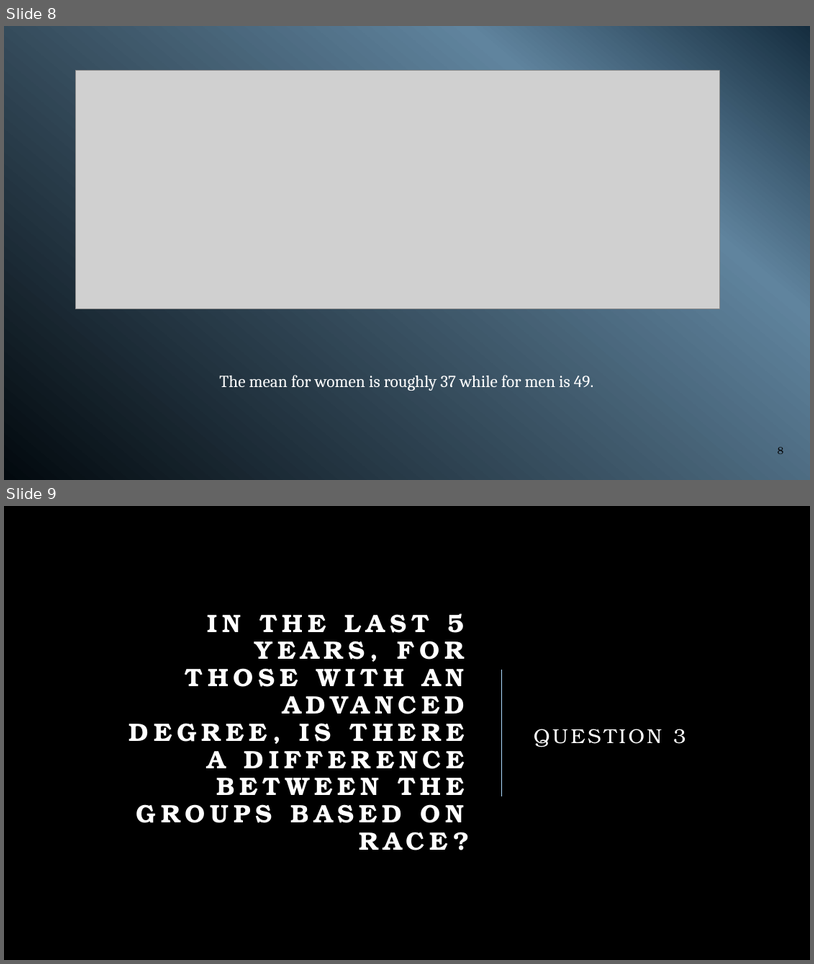
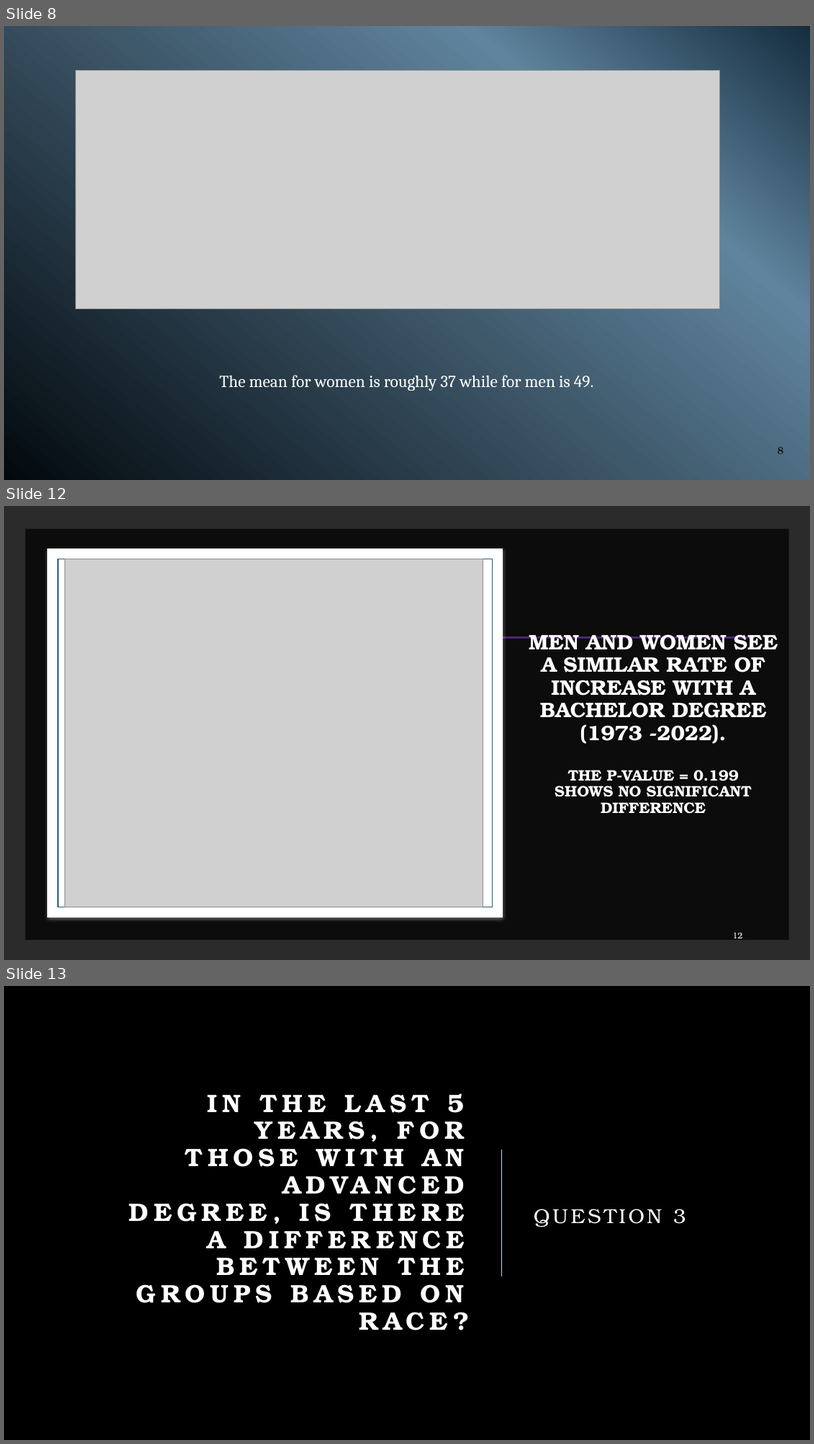
Before and after one commit to Crashapple/Project_1, a slide deck: Project1 Slide Deck.pptx. Shown one above the other, each under a label of ours: slides 8 and 9 before the commit, slides 8, 12 and 13 after it; the slides between them are not shown. The pictures are 814x964 and 814x1444 pixels, drawn with LibreOffice and Linux fonts; fonts in the diff are those of the drawing; grey boxes stand for pictures; background and template pictures are left out; a plain dark background stands for a picture behind light text. Boxes give left, top, right and bottom in pixels: in the first picture for what was removed or moved away, otherwise in the second. Text is boxed around its words. In the diff, an @@ line names an element or a change of style, - is before the commit and + after.

```diff
--- a/Project1 Slide Deck.pptx
+++ b/Project1 Slide Deck.pptx
@@ slide 12 added at <box>4,506,810,960</box>, background picture (left out) @@
@@ rectangle added at <box>25,529,790,939</box>, fill #000000 at 70% opacity @@
@@ rectangle added at <box>54,554,496,911</box>, fill #FFFFFF, outline #FFFFFF 15 pt @@
@@ rectangle added at <box>58,559,492,906</box>, outline #2A5B7F 1 pt @@
@@ picture added at <box>64,559,483,906</box> @@
@@ title added at <box>529,634,778,813</box>, 25 pt, text #FFFFFF, bold @@
+MEN AND WOMEN SEE A SIMILAR RATE OF INCREASE WITH A BACHELOR DEGREE (1973 -2022).
+THE P-VALUE = 0.199
+SHOWS NO SIGNIFICANT DIFFERENCE
@@ line added from (57, 638) to (756, 638), #DE9C3C 2 pt @@
@@ line added from (57, 637) to (748, 637), #DE9C3C 2 pt @@
@@ page number added at <box>733,932,743,938</box>, 10 pt, text #FFFFFF @@
+12
@@ what was slide 9 is now slide 13 @@
```
Also in this commit, not shown: 4 other slides added.
